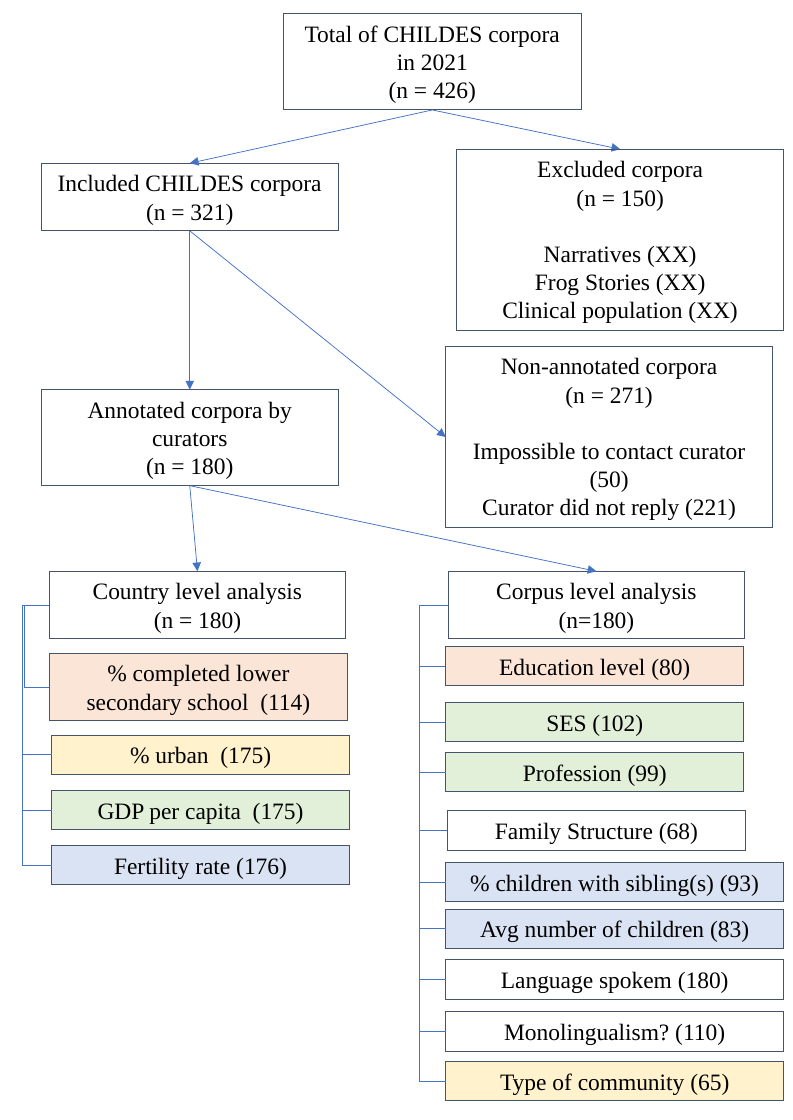
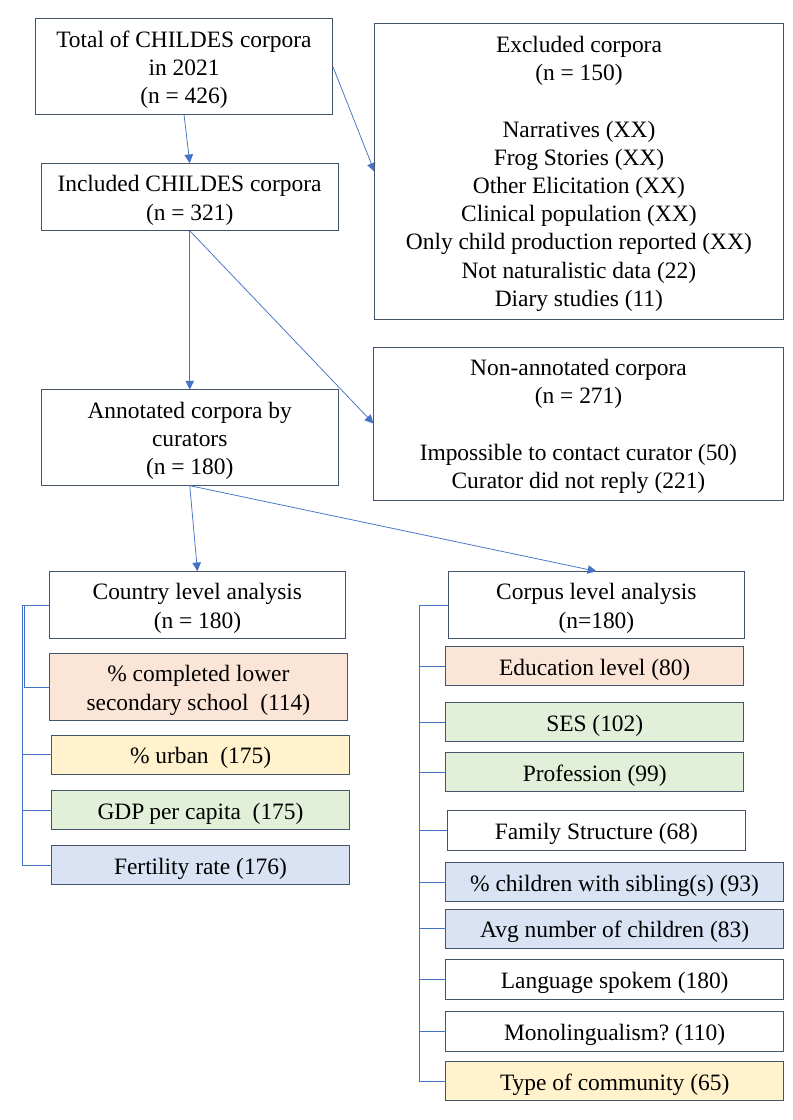
Before and after one commit to camiscaff/weirdChildes, a slide deck: slide 1 of flowchart.pptx. Drawn at 793x1120 pixels with LibreOffice and Linux fonts; fonts in the diff are those of the drawing. Boxes give left, top, right and bottom in pixels: in the first picture for what was removed or moved away, otherwise in the second. Text is boxed around its words. In the diff, an @@ line names an element or a change of style, - is before the commit and + after.

```diff
--- a/flowchart.pptx
+++ b/flowchart.pptx
@@ rectangle "Total of CHILDES corpora in ...": place and size @@
-rectangle "Total of CHILDES corpora in ..." at <box>283,14,582,110</box>
+rectangle "Total of CHILDES corpora in ..." at <box>35,19,333,115</box>
@@ rectangle "Excluded corpora (n = 150)": place and size @@
-rectangle "Excluded corpora (n = 150)" at <box>457,149,783,331</box>
+rectangle "Excluded corpora (n = 150)" at <box>374,24,783,319</box>
@@ arrow moved from (432, 110) - (621, 149) to (333, 67) - (374, 171) @@
@@ arrow moved from (432, 110) - (189, 163) to (184, 115) - (189, 163) @@
@@ text in rectangle at <box>406,121,751,311</box>: text changed @@
-Narratives (XX)
-Frog Stories (XX)
-Clinical population (XX)
+Narratives (XX)
+Frog Stories (XX)
+Other Elicitation (XX)
+Clinical population (XX)
+Only child production reported (XX)
+Not naturalistic data (22)
+Diary studies (11)
@@ arrow moved from (189, 230) - (446, 437) to (189, 230) - (373, 424) @@
@@ rectangle "Non-annotated corpora": place and size @@
-rectangle "Non-annotated corpora" at <box>446,346,773,528</box>
+rectangle "Non-annotated corpora" at <box>373,347,783,500</box>
```
Also in this commit, not shown: 1 other file.
